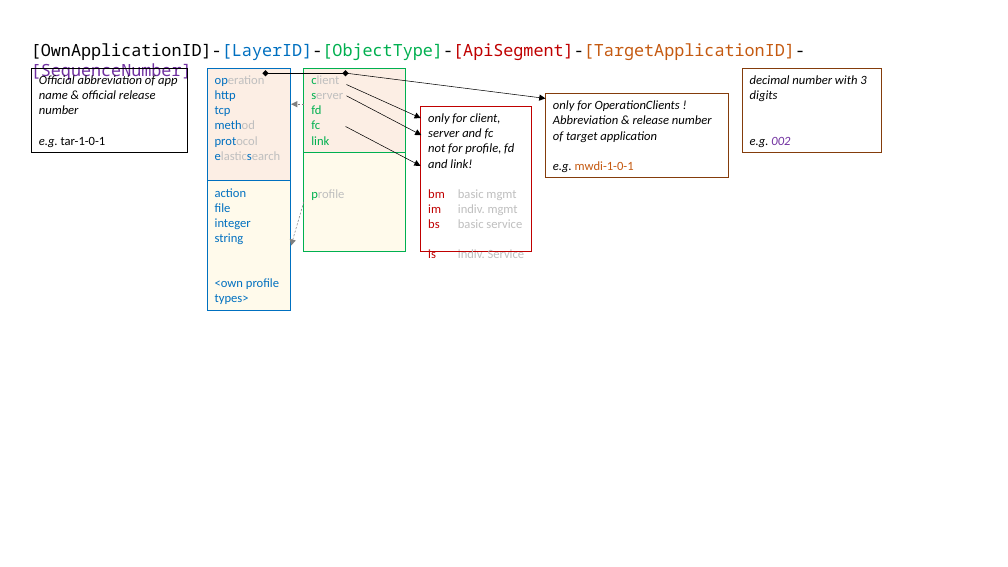
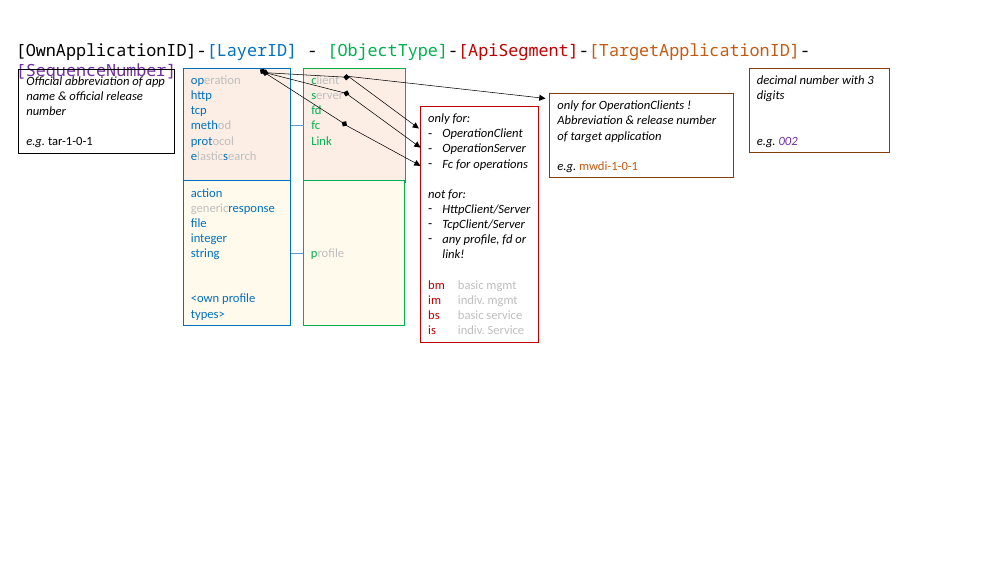
Before and after one commit to openBackhaul/ApplicationPattern, a slide deck: slide 1 of doc/ElementsApplicationPattern/Names/StructureOfUuids/pictures/uuid-structure.pptx. Drawn at 1008x567 pixels with LibreOffice and Linux fonts; fonts in the diff are those of the drawing. Boxes give left, top, right and bottom in pixels: in the first picture for what was removed or moved away, otherwise in the second. Text is boxed around its words. In the diff, an @@ line names an element or a change of style, - is before the commit and + after.

Commit message:
Remove ApiSegment from UUIDs of httpC/S + tcpC/S

```diff
--- a/doc/ElementsApplicationPattern/Names/StructureOfUuids/pictures/uuid-structure.pptx
+++ b/doc/ElementsApplicationPattern/Names/StructureOfUuids/pictures/uuid-structure.pptx
@@ text at (16,43,810,82): spaces changed @@
-[OwnApplicationID]-[LayerID]-[ObjectType]-[ApiSegment]-[TargetApplicationID]-[SequenceNumber]
+[OwnApplicationID]-[LayerID] - [ObjectType]-[ApiSegment]-[TargetApplicationID]-[SequenceNumber]
@@ rectangle "Official abbreviation of app name ...": place and size @@
-rectangle "Official abbreviation of app name ..." at (32,68,188,152)
+rectangle "Official abbreviation of app name ..." at (19,70,175,154)
@@ rectangle "operation": place and size @@
-rectangle "operation" at (207,68,291,182)
+rectangle "operation" at (184,68,291,182)
@@ double arrow added from (262, 71) to (345, 124), #000000 0.5 pt @@
@@ double arrow moved from (265, 73) - (346, 73) to (265, 73) - (346, 77) @@
@@ double arrow added from (265, 73) to (346, 94), #000000 0.5 pt @@
@@ rectangle "client": place and size @@
-rectangle "client" at (304,68,405,152)
+rectangle "client" at (304,68,405,182)
@@ arrow moved from (346, 73) - (546, 98) to (348, 76) - (546, 98) @@
@@ arrow moved from (346, 85) - (421, 118) to (348, 76) - (419, 129) @@
@@ rectangle "decimal number with 3 digits": place and size @@
-rectangle "decimal number with 3 digits" at (743,68,882,152)
+rectangle "decimal number with 3 digits" at (749,68,889,152)
@@ arrow moved from (346, 96) - (421, 135) to (347, 94) - (420, 147) @@
@@ rectangle "only for:": place and size @@
-rectangle "only for:" at (421,107,532,252)
+rectangle "only for:" at (421,107,539,343)
@@ text in rectangle at (428,113,530,258): text changed @@
-only for client, server and fc
-not for profile, fd and link!
+only for:
+– OperationClient
+– OperationServer
+– Fc for operations
+not for:
+– HttpClient/Server
+– TcpClient/Server
+– any profile, fd or link!
@@ rectangle "only for OperationClients !": place and size @@
-rectangle "only for OperationClients !" at (546,94,729,178)
+rectangle "only for OperationClients !" at (550,94,733,178)
@@ arrow moved from (304, 104) - (291, 104) to (291, 126) - (304, 126) @@
@@ arrow (291, 126) - (304, 126): arrow to line; stroke #808080 0.5 pt dashed to #5B9BD5 0.5 pt @@
@@ text in rectangle at (311,136,331,145): text changed @@
-link
+Link
@@ rectangle "action": place and size @@
-rectangle "action" at (207,181,291,311)
+rectangle "action" at (184,181,291,326)
@@ text in rectangle at (191,204,275,214): paragraph added @@
+genericresponse
@@ arrow removed from (304, 202) to (291, 246) @@
@@ rectangle "profile": place and size @@
-rectangle "profile" at (304,152,405,251)
+rectangle "profile" at (303,181,405,326)
@@ line added from (291, 253) to (303, 253), #5B9BD5 0.5 pt @@
```
Also in this commit, not shown: 6 other files.
